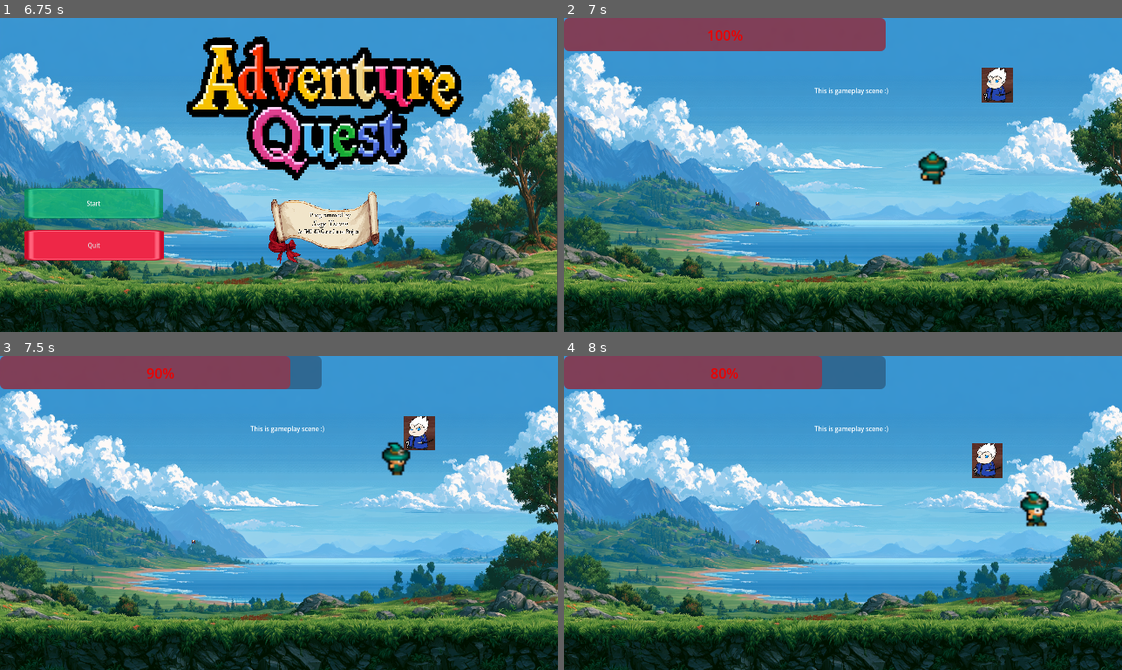
Above: before the commit, frames 1-4 (two rows, left to right).
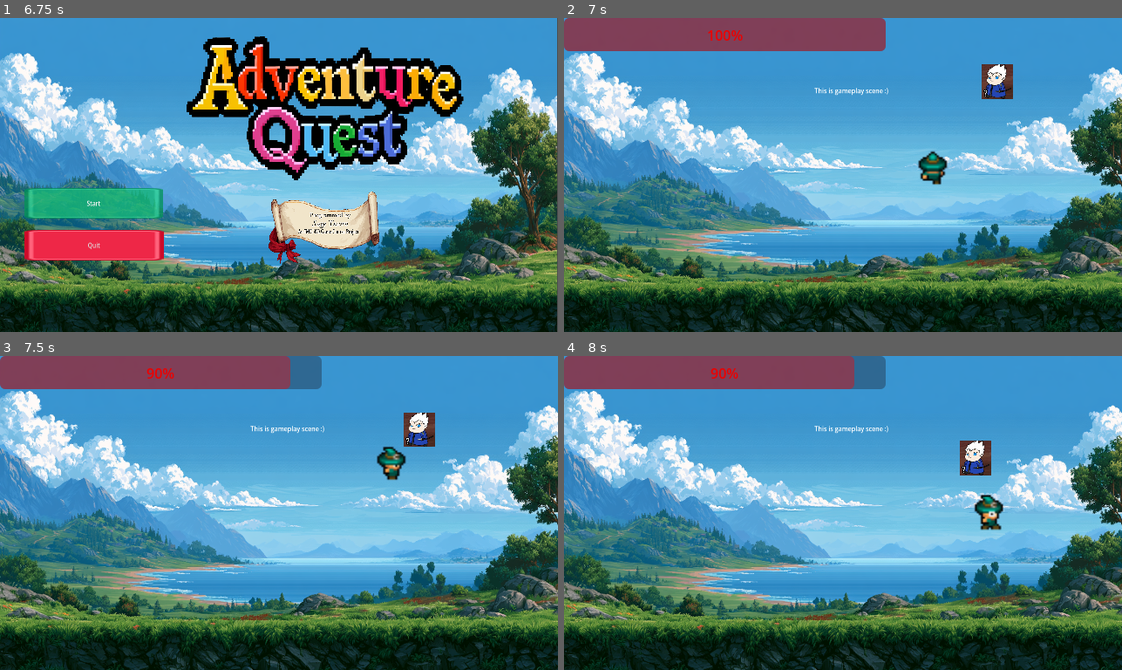
Above: after the commit, the same moments.

Repository: TheSateWarco/2dTDFantasyAdventureGame
Game: Godot game, scene res://Tesoro_Sage_FantasyAdventure/Scenes/UI/start_screen_ui.tscn
The game is run twice, just before and just after one commit, with the same random seed, the same clock (stepped at 60 frames per second) and the same inputs. Sound files missing from this copy of the repository are replaced by a short silence.
Inputs:
- Up to frame 1 (6.75 s): click "Start" at 0.5 s; click "Start" at 1.25 s; tap Enter at 2, 3.5, 5 s; hold E (attack) 2.03-2.78 s; hold W (moveUp) 2.03-3.53 s; tap Space at 2.75, 4.25, 5.75 s; tap M (testDie) at 2.85 s; hold N (testHit) 3.53-4.28 s; hold A (moveLeft) 3.53-5.03 s; tap E (attack) at 4.35 s; hold S (moveDown) 5.03-5.78 s; hold M (testDie) 5.03-5.78 s; hold D (moveRight) 5.78-6.53 s; tap N (testHit) at 5.85 s; hold W (moveUp) from 6.53 s (still down); hold E (attack) from 6.53 s (still down)
- Up to frame 2 (7 s): keep holding W (moveUp); keep holding E (attack)
- Up to frame 3 (7.5 s): release W (moveUp) at 7.28 s; release E (attack) at 7.28 s; hold D (moveRight) from 7.28 s (still down); tap M (testDie) at 7.35 s
- Up to frame 4 (8 s): keep holding D (moveRight)

Frame 1 is identical in both runs. In frame 2, 0.4% of the frame differs, in the area x 34-81%, y 14-60%; in frame 3, 0.9%; in frame 4, 2.4%, in the area x 26-88%, y 0-60%.
Error in both runs: Cannot call method 'change_scene_to_file' on a null value. (res://Tesoro_Sage_FantasyAdventure/Scripts/start_screen_ui.gd:8)

Commit message:
Fixed spawn and patrol

Diff:
--- a/2dtd-fantasy-adventure-game/Tesoro_Sage_FantasyAdventure/Scenes/Characters/Blob/Blob.tscn
+++ b/2dtd-fantasy-adventure-game/Tesoro_Sage_FantasyAdventure/Scenes/Characters/Blob/Blob.tscn
@@ -14,6 +14,7 @@
 script = ExtResource("1_hxqqi")
 
 [node name="Sprite2D" type="Sprite2D" parent="." unique_id=1430882816]
+position = Vector2(0, -2)
 scale = Vector2(0.039230824, 0.039469555)
 texture = ExtResource("1_y8vdf")
 
--- a/2dtd-fantasy-adventure-game/Tesoro_Sage_FantasyAdventure/Scenes/Characters/Blob/blobSpawner.gd
+++ b/2dtd-fantasy-adventure-game/Tesoro_Sage_FantasyAdventure/Scenes/Characters/Blob/blobSpawner.gd
@@ -30,7 +30,10 @@
 	spawn_timer.wait_time = spawn_cooldown
 	spawn_timer.timeout.connect(_on_spawn_timer_timeout)
 	spawn_timer.start()
+	print("Number of spawn points found: ", spawn_points.size())
 
+	for marker in spawn_points:
+		print("Spawn point: ", marker.name, " | Position: ", marker.global_position)
 
 func _on_spawn_timer_timeout() -> void:
 	# 3. Remove blobs that have been freed
@@ -51,28 +54,25 @@
 	if spawn_points.is_empty() or blob_scene == null:
 		return
 
-	# Pick a random spawn marker
 	var random_marker: Marker2D = spawn_points.pick_random()
+	var new_blob = blob_scene.instantiate() as CharacterBody2D
 
-	# Instantiate the blob
-	var new_blob = blob_scene.instantiate() as CharacterBody2D
 	if new_blob == null:
 		return
 
 	new_blob.add_to_group("enemies")
 
-	# Add it to the level first
+	# Add the blob to the level
 	get_parent().add_child(new_blob)
 
-	# Position it at the marker's global position
+	# Position the blob at its selected marker
 	new_blob.global_position = random_marker.global_position
 
-	# Track the blob
+	# Set its patrol home explicitly
+	new_blob.initialize_patrol(new_blob.global_position)
+
 	active_blobs.append(new_blob)
-
-	# Play spawn animation
 	trigger_spawn_juice(new_blob)
-
 
 
 
--- a/2dtd-fantasy-adventure-game/Tesoro_Sage_FantasyAdventure/Scenes/Levels/MainGameLvl.tscn
+++ b/2dtd-fantasy-adventure-game/Tesoro_Sage_FantasyAdventure/Scenes/Levels/MainGameLvl.tscn
@@ -30,10 +30,6 @@
 
 [node name="HealthBar" parent="." unique_id=512292260 instance=ExtResource("3_4frqq")]
 
-[node name="Blob" parent="." unique_id=608503223 groups=["enemies"] instance=ExtResource("4_pupx1")]
-position = Vector2(495.9952, 429.15012)
-scale = Vector2(0.4, 0.4)
-
 [node name="BlobSpawner" parent="." unique_id=707178425 instance=ExtResource("5_1gsnn")]
 position = Vector2(764.1007, 425.1205)
 blob_scene = ExtResource("4_pupx1")
--- a/2dtd-fantasy-adventure-game/Tesoro_Sage_FantasyAdventure/Scripts/blobAI.gd
+++ b/2dtd-fantasy-adventure-game/Tesoro_Sage_FantasyAdventure/Scripts/blobAI.gd
@@ -1,7 +1,7 @@
 
 extends CharacterBody2D
 
-enum State { IDLE, PATROL, CHASE, SEARCH, ATTACK }
+enum State { IDLE, PATROL, CHASE, SEARCH }
 
 @export_group("Movement")
 @export var patrol_speed: float = 40.0
@@ -9,7 +9,7 @@
 
 @export_group("Timing")
 @export var idle_time: float = 2.0
-@export var patrol_distance: float = 100.0
+@export var patrol_radius: float = 100.0
 @export var search_wait_time: float = 1.0
 var search_timer: float = 0.0
 var last_known_player_location: Vector2 = Vector2.ZERO
@@ -19,8 +19,8 @@
 var current_state: State = State.IDLE
 var player: CharacterBody2D = null
 
-var patrol_points: Array[Vector2] = []
-var patrol_index: int = 0
+var home_position: Vector2
+var patrol_target: Vector2
 var idle_timer: float = 0.0
 var chase_timer: float = 0.0
 var is_patrolling: bool = false
@@ -28,20 +28,19 @@
 
 @onready var detectionArea: Area2D = $DetectionArea
 
+func initialize_patrol(spawn_position: Vector2) -> void:
+	home_position = spawn_position
+	patrol_target = get_random_patrol_position()
 
 func _ready():
-	# Create two patrol points around the starting position.
-	patrol_points = [
-		global_position,
-		global_position + Vector2(patrol_distance, 0)
-	]
-
 	idle_timer = idle_time
 	current_state = State.IDLE
 
-	detectionArea.body_entered.connect(_on_body_entered)
-	detectionArea.body_exited.connect(_on_body_exited)
+	if not detectionArea.body_entered.is_connected(_on_body_entered):
+		detectionArea.body_entered.connect(_on_body_entered)
 
+	if not detectionArea.body_exited.is_connected(_on_body_exited):
+		detectionArea.body_exited.connect(_on_body_exited)
 
 func _physics_process(delta):
 	match current_state:
@@ -65,22 +64,23 @@
 
 
 
+
 func patrol():
-	var target = patrol_points[patrol_index]
-	var direction = global_position.direction_to(target)
+	var distance = global_position.distance_to(patrol_target)
 
+	if distance < 5.0:
+		velocity = Vector2.ZERO
+
+		# Choose a different destination for the next patrol
+		patrol_target = get_random_patrol_position()
+
+		idle_timer = idle_time
+		current_state = State.IDLE
+		return
+
+	var direction = global_position.direction_to(patrol_target)
 	velocity = direction * patrol_speed
 
-	# Check whether the Blob reached its patrol point.
-	if global_position.distance_to(target) < 5.0:
-		velocity = Vector2.ZERO
-
-		# Switch to the other patrol point.
-		patrol_index = (patrol_index + 1) % patrol_points.size()
-
-		# Stop patrolling and idle before moving again.
-		idle_timer = idle_time
-		current_state = State.IDLE
 
 func chase_player():
 	if not is_instance_valid(player):
@@ -121,6 +121,13 @@
 			idle_timer = idle_time
 			current_state = State.IDLE
 
+func get_random_patrol_position() -> Vector2:
+	var offset = Vector2(
+		randf_range(-patrol_radius, patrol_radius),
+		randf_range(-patrol_radius, patrol_radius)
+	)
+
+	return home_position + offset
 func _on_body_entered(body: Node2D):
 	if body is CharacterBody2D and body.is_in_group("player"):
 		player = body
--- a/2dtd-fantasy-adventure-game/Tesoro_Sage_FantasyAdventure/Scripts/player.gd
+++ b/2dtd-fantasy-adventure-game/Tesoro_Sage_FantasyAdventure/Scripts/player.gd
@@ -19,7 +19,7 @@
 
 var knockback_velocity: Vector2 = Vector2.ZERO
 
-@export var knockback_strength: float = 250.0
+@export var knockback_strength: float = 400.0
 @export var knockback_friction: float = 800.0
 
 func apply_knockback(source_position: Vector2):
